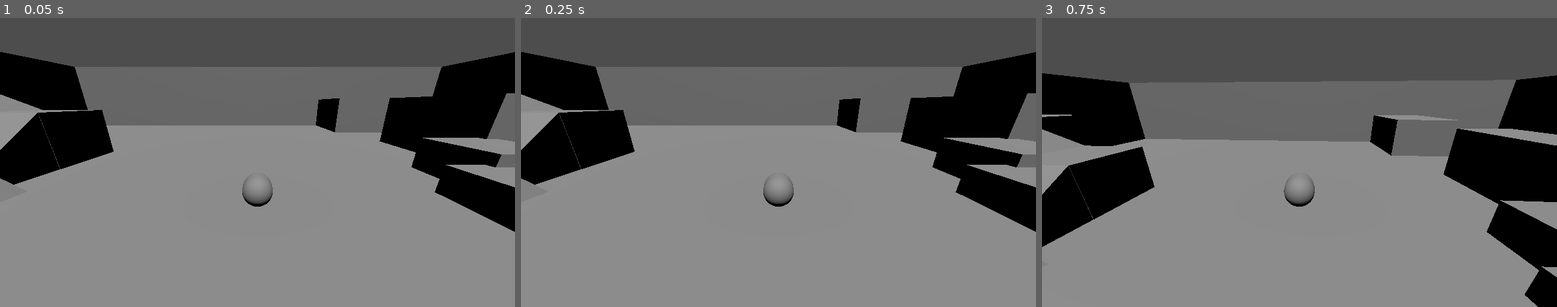
Above: before the commit, frames 1-3 (left to right).
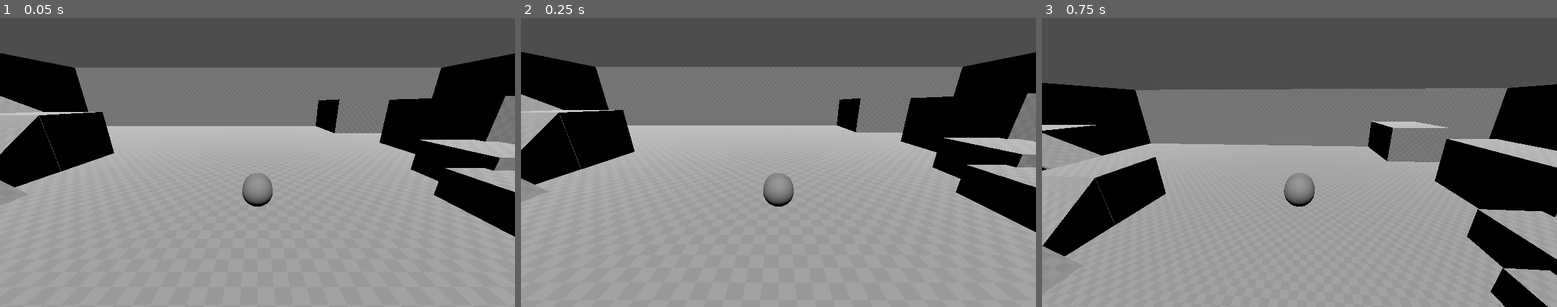
Above: after the commit, the same moments.

Repository: NoneApplicableGames/Project-Cryptid
Game: Godot game, scene res://Scenes/player_playground.tscn
The game is run twice, just before and just after one commit, with the same random seed, the same clock (stepped at 60 frames per second) and the same inputs.
Inputs (mouse positions are in pixels of both pictures, inside the frame that each line leads up to):
- Up to frame 1 (0.05 s): no input
- Up to frame 2 (0.25 s): no input
- Up to frame 3 (0.75 s): tap Enter at 0.5 s; move the mouse to (1325, 162) at 0.52 s; hold W (move_up) from 0.53 s (still down); hold Space (jump) from 0.53 s (still down)

The runs differ from the first frame. In frame 1, 21% of the frame differs, in the area x 0-100%, y 11-93%; in frame 2, 20%; in frame 3, 23%, in the area x 0-100%, y 19-100%.

Commit message:
Final Commit
Im done. No more. Please.

Diff:
--- /dev/null
+++ b/Materials/Bubble_Material.tres
@@ -0,0 +1,4 @@
+[gd_resource type="StandardMaterial3D" format=3 uid="uid://c1maoqihy37d3"]
+
+[resource]
+rim = 0.0
--- /dev/null
+++ b/Materials/Greybox_Material.tres
@@ -0,0 +1,8 @@
+[gd_resource type="StandardMaterial3D" load_steps=2 format=3 uid="uid://dxdnmly1c0008"]
+
+[ext_resource type="Texture2D" uid="uid://bvdtok4kodl6d" path="res://Textures/checkboard.png" id="1_6t1l3"]
+
+[resource]
+albedo_color = Color(0.65834, 0.65834, 0.65834, 1)
+albedo_texture = ExtResource("1_6t1l3")
+uv1_triplanar = true
--- /dev/null
+++ b/Materials/Player_Material.tres
@@ -0,0 +1,3 @@
+[gd_resource type="StandardMaterial3D" format=3 uid="uid://y28cx14fn0f"]
+
+[resource]
--- /dev/null
+++ b/Scenes/bubble_projectile.tscn
@@ -0,0 +1,18 @@
+[gd_scene load_steps=4 format=3 uid="uid://cf4spy83kncqi"]
+
+[ext_resource type="Material" uid="uid://c1maoqihy37d3" path="res://Materials/Bubble_Material.tres" id="1_mtqxp"]
+
+[sub_resource type="SphereMesh" id="SphereMesh_hlj57"]
+material = ExtResource("1_mtqxp")
+
+[sub_resource type="SphereShape3D" id="SphereShape3D_mtqxp"]
+
+[node name="BubbleProjectile" type="Node3D"]
+
+[node name="MeshInstance3D" type="MeshInstance3D" parent="."]
+mesh = SubResource("SphereMesh_hlj57")
+
+[node name="CharacterBody3D" type="CharacterBody3D" parent="."]
+
+[node name="CollisionShape3D" type="CollisionShape3D" parent="CharacterBody3D"]
+shape = SubResource("SphereShape3D_mtqxp")
--- a/Scenes/player_playground.tscn
+++ b/Scenes/player_playground.tscn
@@ -1,11 +1,13 @@
-[gd_scene load_steps=2 format=3 uid="uid://dk41cqvi842mn"]
+[gd_scene load_steps=3 format=3 uid="uid://dk41cqvi842mn"]
 
 [ext_resource type="PackedScene" uid="uid://d0m6ujs7ypi6f" path="res://Scenes/player_sal.tscn" id="1_uxrmd"]
+[ext_resource type="Material" uid="uid://dxdnmly1c0008" path="res://Materials/Greybox_Material.tres" id="2_3p7hn"]
 
 [node name="PlayerPlayground" type="Node3D"]
 
 [node name="PlayerSal" parent="." instance=ExtResource("1_uxrmd")]
 transform = Transform3D(1, 0, 0, 0, 1, 0, 0, 0, 1, 0, 1.08422, 0)
+gravity = 60.0
 
 [node name="Level Geometry" type="CSGCombiner3D" parent="."]
 use_collision = true
@@ -14,63 +16,77 @@
 transform = Transform3D(1, 0, 0, 0, 1, 0, 0, 0, 1, -0.107109, -0.607306, -0.026989)
 use_collision = true
 size = Vector3(86.6045, 27.3002, 73.9893)
+material = ExtResource("2_3p7hn")
 
 [node name="CSGBox3D2" type="CSGBox3D" parent="Level Geometry"]
 transform = Transform3D(1, 0, 0, 0, 1, 0, 0, 0, 1, 0.138184, 9.37073, -0.493321)
 operation = 2
 size = Vector3(83.1247, 18.756, 70.4502)
+material = ExtResource("2_3p7hn")
 
 [node name="CSGBox3D7" type="CSGBox3D" parent="Level Geometry"]
 transform = Transform3D(1, 0, 0, 0, 1, 0, 0, 0, 1, 19.3799, 2.86157, -30.0536)
 size = Vector3(9.53931, 6.37109, 11.2534)
+material = ExtResource("2_3p7hn")
 
 [node name="Steps" type="CSGCombiner3D" parent="Level Geometry"]
 
 [node name="CSGBox3D4" type="CSGBox3D" parent="Level Geometry/Steps"]
 transform = Transform3D(1, 0, 0, 0, 1, 0, 0, 0, 1, 15.812, 1.24759, -3.07729)
 size = Vector3(5.36804, 2.60181, 4.8822)
+material = ExtResource("2_3p7hn")
 
 [node name="CSGBox3D3" type="CSGBox3D" parent="Level Geometry/Steps"]
 transform = Transform3D(1, 0, 0, 0, 1, 0, 0, 0, 1, 13.1025, 0.903463, 0.75598)
 size = Vector3(4.54102, 1.7832, 3.74194)
+material = ExtResource("2_3p7hn")
 
 [node name="CSGBox3D5" type="CSGBox3D" parent="Level Geometry/Steps"]
 transform = Transform3D(1, 0, 0, 0, 1, 0, 0, 0, 1, 20.6099, 2.75846, -10.5225)
 size = Vector3(6.02234, 6.14191, 11.3647)
+material = ExtResource("2_3p7hn")
 
 [node name="Ramps" type="CSGCombiner3D" parent="Level Geometry"]
 
 [node name="CSGPolygon3D2" type="CSGPolygon3D" parent="Level Geometry/Ramps"]
 transform = Transform3D(-4.37114e-08, 0, -6.22797, 0, 0.938308, 0, 1, 0, -2.72233e-07, -22.4755, -0.00783581, 4.67097)
 polygon = PackedVector2Array(-0.340498, 0.00313264, -0.313976, 1.60509, 1.84219, -0.0145172)
+material = ExtResource("2_3p7hn")
 
 [node name="CSGBox3D" type="CSGBox3D" parent="Level Geometry/Ramps"]
 transform = Transform3D(1, 0, 0, 0, 1, 0, 0, 0, 1, -19.3684, 0.503301, 1.57159)
 size = Vector3(6.18726, 2, 5.56801)
+material = ExtResource("2_3p7hn")
 
 [node name="CSGPolygon3D" type="CSGPolygon3D" parent="Level Geometry/Ramps"]
 transform = Transform3D(1.00248, 0, 0, 0, 0.987662, 0, 0, 0, 5.55184, -15.9244, -0.0599704, 4.33764)
 polygon = PackedVector2Array(-0.360061, -0.00367242, -0.350356, 1.55796, 1.84219, -0.0145172)
+material = ExtResource("2_3p7hn")
 
 [node name="CSGPolygon3D3" type="CSGPolygon3D" parent="Level Geometry/Ramps"]
 transform = Transform3D(1.00248, 0, 0, 0, 0.987662, 0, 0, 0, 5.55184, -15.9244, -0.0599704, 4.33764)
 polygon = PackedVector2Array(-0.360061, -0.00367242, -0.350356, 1.55796, 1.84219, -0.0145172)
+material = ExtResource("2_3p7hn")
 
 [node name="CSGPolygon3D4" type="CSGPolygon3D" parent="Level Geometry/Ramps"]
 transform = Transform3D(-4.38196e-08, 0, -6.1593, 0, 0.987662, 0, 1.00248, 0, -2.69231e-07, -22.4573, 3.94196, -3.61249)
 polygon = PackedVector2Array(-1.4, -4.4, -1.4129, 0.570147, 2.4, -2.5, 2.4, -4.4)
+material = ExtResource("2_3p7hn")
 
 [node name="CSGBox3D2" type="CSGBox3D" parent="Level Geometry/Ramps"]
 transform = Transform3D(1, 0, 0, 0, 1, 0, 0, 0, 1, -19.3684, 2.0033, -7.81007)
 size = Vector3(6.18726, 5, 5.56801)
+material = ExtResource("2_3p7hn")
 
 [node name="CSGBox3D3" type="CSGBox3D" parent="Level Geometry/Ramps"]
 transform = Transform3D(1, 0, 0, 0, 1, 0, 0, 0, 1, -32.8387, 6.97881, -10.4619)
 size = Vector3(7.71582, 0.397461, 11.2643)
+material = ExtResource("2_3p7hn")
 
 [node name="CSGPolygon3D5" type="CSGPolygon3D" parent="Level Geometry/Ramps"]
 transform = Transform3D(1, 0, 0, 0, 1, 0, 0, 0, 4.01904, -28.9843, 6.18484, -6.57387)
 polygon = PackedVector2Array(-0.0229931, 0.601222, 0, 1, 6.53989, -1.69734, 6.51886, -1.86975)
+material = ExtResource("2_3p7hn")
 
 [node name="CSGPolygon3D3" type="CSGPolygon3D" parent="Level Geometry"]
 transform = Transform3D(2.1642, 0, 0, 0, 1.72221, 0, 0, 0, 2.29075, -16.2809, -0.0783605, 6.60706)
@@ -86,32 +102,39 @@
 [node name="CSGBox3D" type="CSGBox3D" parent="Level Geometry/Room"]
 transform = Transform3D(1, 0, 0, 0, 1, 0, 0, 0, 1, 32.7829, 3.14819, 21.1135)
 size = Vector3(17.7919, 6.27832, 0.405151)
+material = ExtResource("2_3p7hn")
 
 [node name="CSGBox3D2" type="CSGBox3D" parent="Level Geometry/Room"]
 transform = Transform3D(-4.37114e-08, 0, 1, 0, 1, 0, -1, 0, -4.37114e-08, 24.113, 3.14819, 27.8323)
 size = Vector3(13.7122, 6.27832, 0.405151)
+material = ExtResource("2_3p7hn")
 
 [node name="CSGBox3D3" type="CSGBox3D" parent="Level Geometry/Room"]
 transform = Transform3D(1, 0, 0, 0, 1, 0, 0, 0, 1, 37.8269, 0.392192, 32.3599)
 size = Vector3(7.74329, 0.782349, 4.81244)
+material = ExtResource("2_3p7hn")
 
 [node name="CSGBox3D4" type="CSGBox3D" parent="Level Geometry/Room"]
 transform = Transform3D(1, 0, 0, 0, 1, 0, 0, 0, 1, 39.3889, 1.86586, 33.8156)
 size = Vector3(4.57999, 2.17627, 1.94196)
+material = ExtResource("2_3p7hn")
 
 [node name="CSGBox3D5" type="CSGBox3D" parent="Level Geometry/Room"]
 transform = Transform3D(1, 0, 0, 0, 1, 0, 0, 0, 1, 27.3171, 0.197852, 29.4988)
 size = Vector3(4.22955, 0.388733, 3.15927)
+material = ExtResource("2_3p7hn")
 
 [node name="CSGBox3D6" type="CSGBox3D" parent="Level Geometry/Room"]
 transform = Transform3D(1, 0, 0, 0, 1, 0, 0, 0, 1, 33.3157, 1.20312, 21.1135)
 operation = 2
 size = Vector3(5.57494, 2.38818, 0.405151)
+material = ExtResource("2_3p7hn")
 
 [node name="CSGBox3D7" type="CSGBox3D" parent="Level Geometry/Room"]
 transform = Transform3D(-4.37114e-08, 0, 1, 0, 1, 0, -1, 0, -4.37114e-08, 24.113, 2.41595, 25.027)
 operation = 2
 size = Vector3(5.0754, 4.81384, 0.405151)
+material = ExtResource("2_3p7hn")
 
 [node name="DirectionalLight3D" type="DirectionalLight3D" parent="."]
 transform = Transform3D(1, 0, 0, 0, 0.444229, 0.895913, 0, -0.895913, 0.444229, 0, 27, -14.1893)
--- a/Scenes/player_sal.tscn
+++ b/Scenes/player_sal.tscn
@@ -13,10 +13,9 @@
 [node name="PlayerSal" type="CharacterBody3D"]
 script = ExtResource("1_a5mkg")
 max_speed = 15.0
-jump_force = 300.0
-down_force = 10.0
-gravity = 500.0
-terminal_velocity = 850.0
+jump_force = 30.0
+gravity = 65.0
+terminal_velocity = 1.0
 
 [node name="PlayerModel" type="MeshInstance3D" parent="."]
 unique_name_in_owner = true
--- a/Scripts/player_character_controller_take_two.gd
+++ b/Scripts/player_character_controller_take_two.gd
@@ -12,19 +12,19 @@
 
 @export_category("Ground Movement Properties")
 @export var max_speed : float ## Max speed the player can achive horrizontally.
-@export var acceleration : float ## The force applied to the player as they accelerate along the ground.
-@export var friction : float ## The force applied to the player as they come to a stop.
+@export var ground_acceleration : float = 10.0 ## The force applied to the player as they accelerate along the ground.
+@export var ground_friction : float = 10.0 ## The force applied to the player as they come to a stop.
 
 @export_category("Air Movement Properties")
+@export var air_accleration : float = 10.0
+@export var air_friction : float = 10.0
 @export_range(1.0, 500.0, 0.1) var jump_force : float = 10.0 ## The force applied to the player when they initally jump.
-@export_range(1.0, 100.0, 0.1) var down_force : float = 1.0 ## A downwards force applied to the player's jump as they are rising to create a proper parabolic arc
 @export_range(1.0, 500.0, 0.1) var gravity := 17.0 ##constant force of gravity applied to falling player
 @export_range(1.0, 1000.0, 0.1) var terminal_velocity := 20.0 ##player's max falling speed
-var _intial_jump_force : float ##proxy varible to store jump force as it decreases over the course of the arc. Allows it to be reset later.
 var _jumping : bool = false
-
-func _ready() -> void:
-	_intial_jump_force = jump_force
+var _accel : float ##proxy varible to store vertical speed
+var _gravity_vec := Vector3.ZERO
+var _horrizontal_movement := Vector3.ZERO
 
 func _physics_process(delta: float) -> void:
 	###Player movement physics
@@ -37,53 +37,27 @@
 
 	var move_direction := Vector3 (move_input_vector.x, 0.0, move_input_vector.y)
 
-	#check if input vector is ZERO to reduce unesscary errors
-	if move_direction != Vector3.ZERO:
-		var horrizontal_velocity := move_direction * max_speed
-		self.velocity = horrizontal_velocity
+
+
+	##Handles everything to do with falling
+	#We want the player to rise and fall in a smooth parabola
+
+	if is_on_floor():
+		_gravity_vec = Vector3.ZERO
+		if move_direction: _accel = ground_acceleration
+		else: _accel = ground_friction
 
 	else:
-		self.velocity = Vector3.ZERO
-
+		_gravity_vec += -up_direction * gravity * delta
+		if move_direction: _accel = air_accleration
+		else: _accel = air_friction
 
 
 	if Input.is_action_just_pressed("jump") && is_on_floor():
 
-		#to create a smooth parabola we want to decrease the amount of velocity evey physics tick.
+		_gravity_vec = up_direction * jump_force
 
-		var jump : Vector3= jump_force * self.up_direction * delta
-
-		self.velocity.y += jump_force
-
-		_jumping = true
-
-	##Handles everything to do with falling
-
-	if !is_on_floor():
-
-		if !_jumping && self.velocity.y >= 0:
-
-			self.velocity -= gravity * self.up_direction * delta
-
-
-		if _jumping:
-
-			jump_force -= down_force
-
-			var jump : Vector3= jump_force * self.up_direction * delta
-
-			self.velocity.y += jump_force
-
-		#clamp speed to prevent decent from going over terminal velocity
-		#we use maxf since we dont need a minium value for velocity
-
-		self.velocity.y = maxf(self.velocity.y, -terminal_velocity)
-
-	#reset when on floor
-	if is_on_floor():
-
-		_jumping = false
-		jump_force = _intial_jump_force
-
-
+	#Interpolate horrizontal movement to create a smooth sense of accerating an deccelerating
+	_horrizontal_movement = _horrizontal_movement.lerp(move_direction * max_speed , _accel * delta)
+	self.velocity = _horrizontal_movement + _gravity_vec
 	move_and_slide()
Binary file added: Textures/checkboard.png
Not shown, added: Textures/checkboard.png.import
